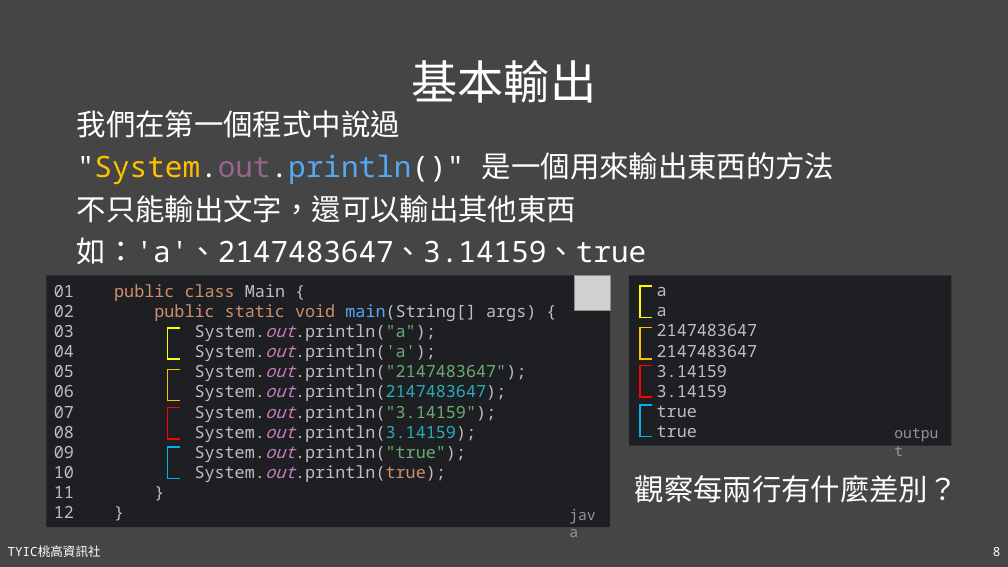
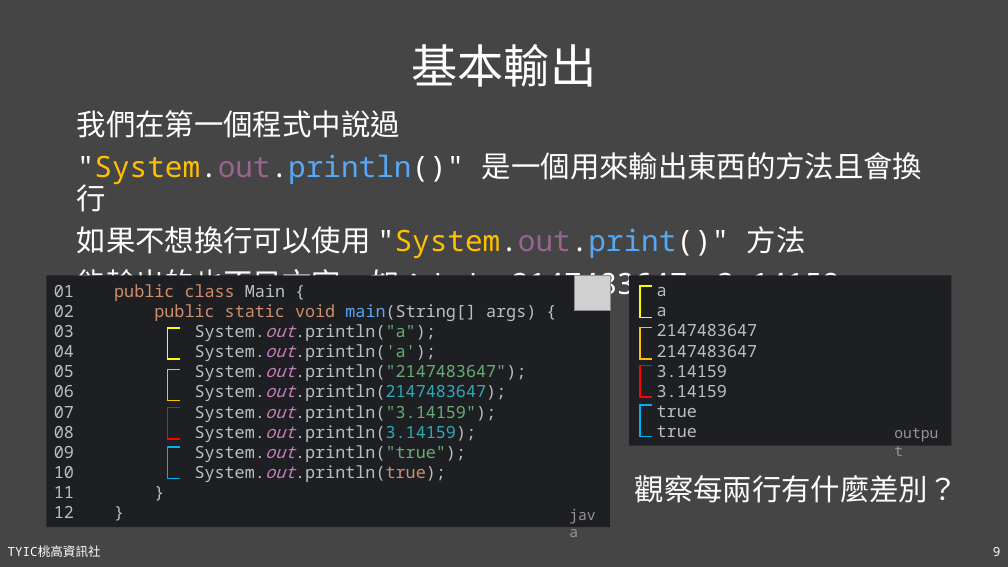
Before and after one commit to TYSHIC/slides, a slide deck: slide 9 of powerpoint/04_初探Java.pptx (slide 8 before the commit). Drawn at 1008x567 pixels with LibreOffice and Linux fonts; fonts in the diff are those of the drawing; grey boxes stand for pictures. Boxes give left, top, right and bottom in pixels: in the first picture for what was removed or moved away, otherwise in the second. Text is boxed around its words. In the diff, an @@ line names an element or a change of style, - is before the commit and + after.

```diff
--- a/powerpoint/04_初探Java.pptx
+++ b/powerpoint/04_初探Java.pptx
@@ title "基本輸出": place and size @@
-title "基本輸出" at <box>411,60,596,103</box>
+title "基本輸出" at <box>411,44,596,87</box>
@@ text at <box>77,152,922,302</box>: text changed @@
-"System.out.println()" 是一個用來輸出東西的方法
-不只能輸出文字，還可以輸出其他東西
-如：'a'、2147483647、3.14159、true
+"System.out.println()" 是一個用來輸出東西的方法且會換行
+如果不想換行可以使用 "System.out.print()" 方法
+能輸出的也不只文字，如：'a'、2147483647、3.14159、true
```
Also in this commit, not shown: 10 other slides changed, 14 slides added, 5 other files.
